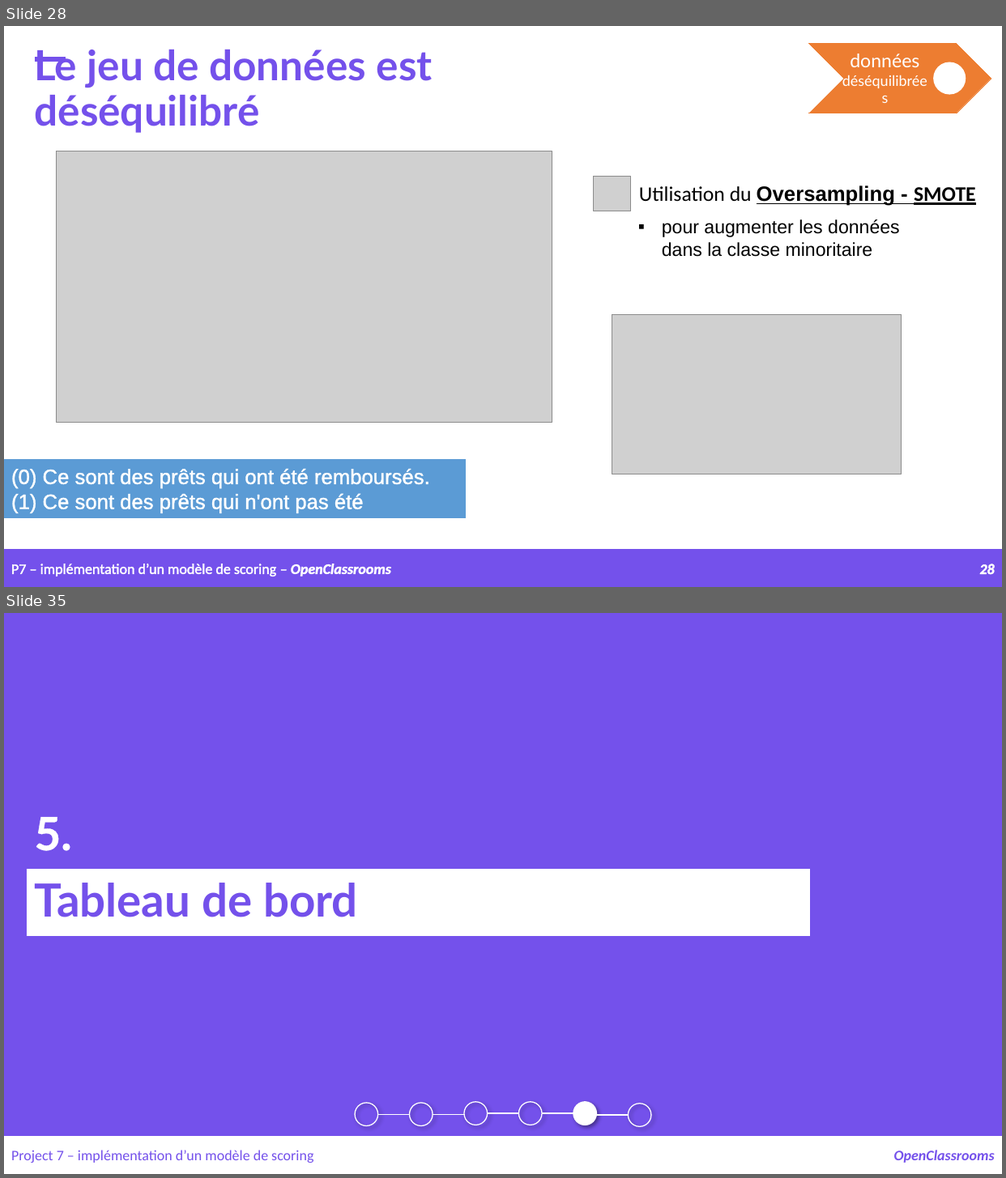
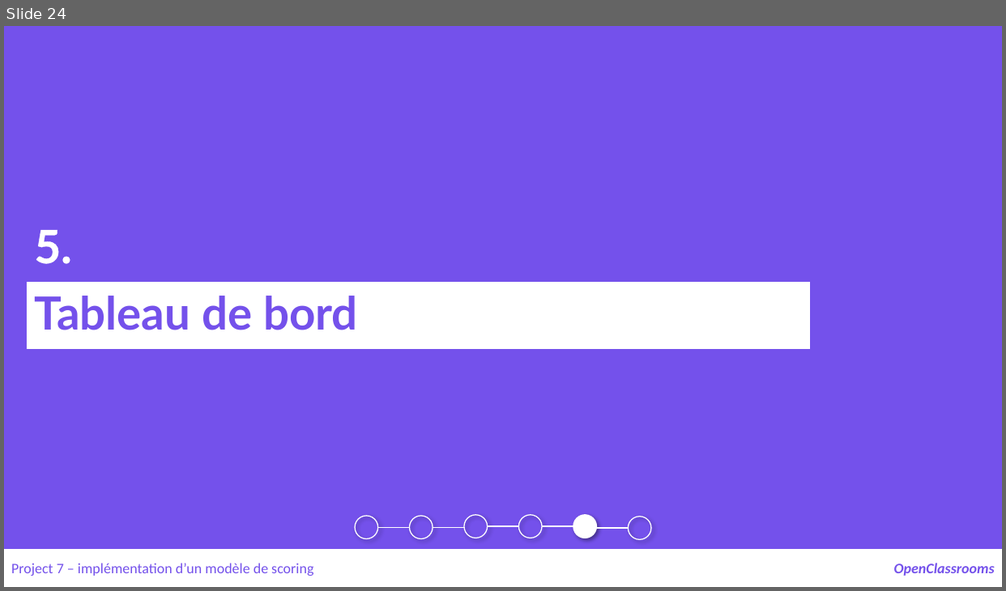
Before and after one commit to samirhinojosa/OC-P7-IMPLEMENT-A-SCORING-MODEL, a slide deck: supports/P7_presentation_final_v3.pptx. Shown one above the other, each under a label of ours: slides 28 and 35 before the commit, slide 24 after it; the slides between them are not shown. The pictures are 1006x1178 and 1006x591 pixels, drawn with LibreOffice and Linux fonts; fonts in the diff are those of the drawing; grey boxes stand for pictures; background and template pictures are left out. Boxes give left, top, right and bottom in pixels: in the first picture for what was removed or moved away, otherwise in the second. Text is boxed around its words. In the diff, an @@ line names an element or a change of style, - is before the commit and + after.

```diff
--- a/supports/P7_presentation_final_v3.pptx
+++ b/supports/P7_presentation_final_v3.pptx
@@ slide 28 removed at (4,26,1002,587), background picture (left out) @@
@@ text removed at (35,49,432,133) @@
-Le jeu de données est déséquilibré
@@ chevron removed at (809,43,991,113) @@
@@ rectangle removed at (35,57,65,61) @@
@@ text removed at (850,54,919,67) @@
-données déséquilibrées
@@ ellipse removed at (934,62,966,94) @@
@@ picture removed at (57,151,552,423) @@
@@ picture removed at (593,177,631,211) @@
@@ text removed at (639,186,976,206) @@
-Utilisation du Oversampling - SMOTE
@@ text removed at (662,220,900,257) @@
-▪ pour augmenter les données dans la classe minoritaire
@@ picture removed at (612,315,902,475) @@
@@ rectangle removed at (4,460,465,518) @@
-(0) Ce sont des prêts qui ont été remboursés.
-(1) Ce sont des prêts qui n'ont pas été remboursés
@@ rectangle removed at (4,550,1002,587) @@
@@ text removed at (11,564,391,577) @@
-P7 – implémentation d’un modèle de scoring – OpenClassrooms
@@ page number removed at (979,564,994,575) @@
-28
@@ what was slide 35 is now slide 24 @@
```
Also in this commit, not shown: 10 slides changed, 3 slides added, 13 other slides removed, 3 other files.
